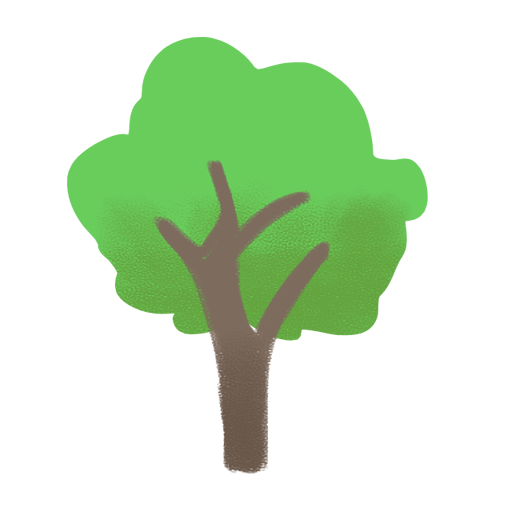
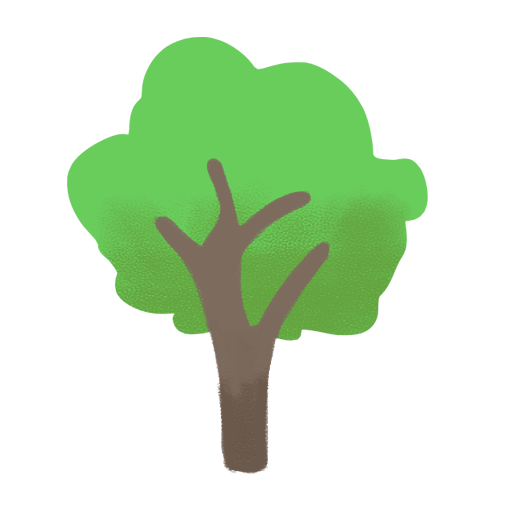
Revision of a layered 512x512 image; what changed, layer by layer:
painted on "Layer 1" over [155, 158, 329, 473]
